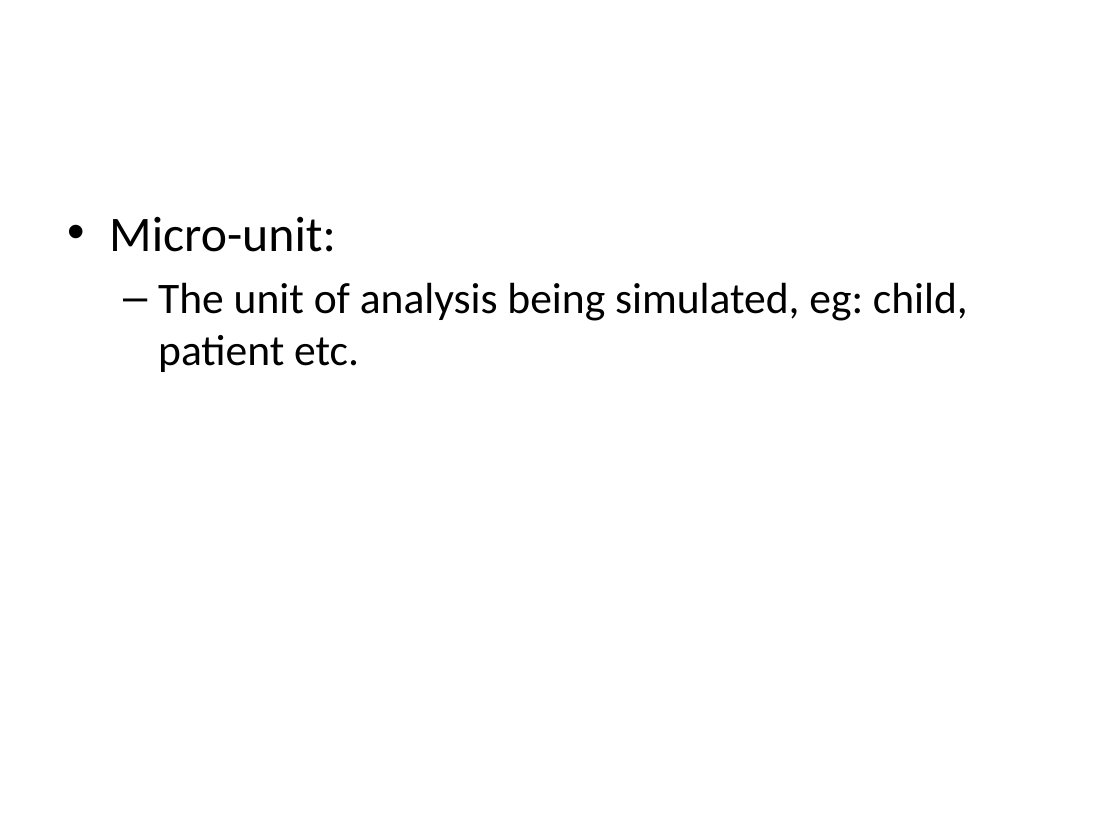
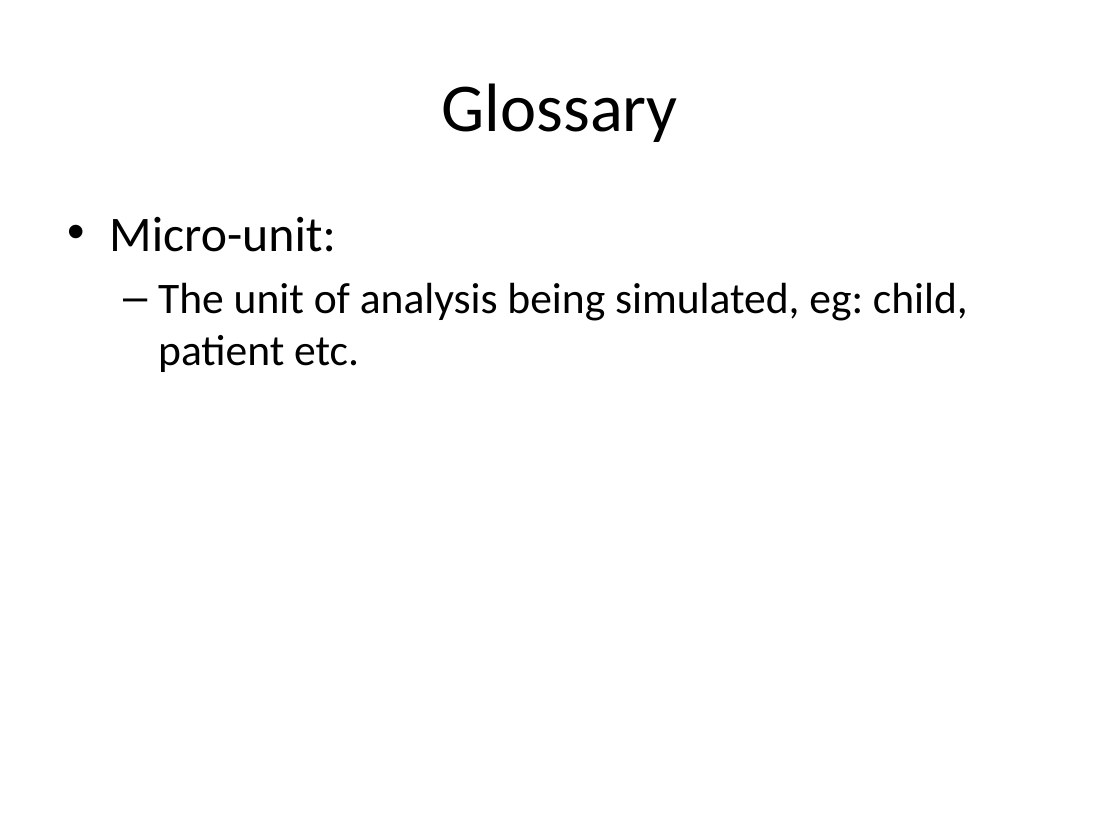
Before and after one commit to compassresearchcentre/simario, a slide deck: slide 2 of docs/Simar overview.pptx (slide 3 before the commit). Drawn at 1120x840 pixels with LibreOffice and Linux fonts; fonts in the diff are those of the drawing. Boxes give left, top, right and bottom in pixels: in the first picture for what was removed or moved away, otherwise in the second. Text is boxed around its words. In the diff, an @@ line names an element or a change of style, - is before the commit and + after.

```diff
--- a/docs/Simar overview.pptx
+++ b/docs/Simar overview.pptx
@@ title added at box(442, 83, 678, 142), 44 pt, text #000000 @@
+Glossary
```
Also in this commit, not shown: 3 other slides changed, 4 slides added, 3 slides removed, 14 other files.
